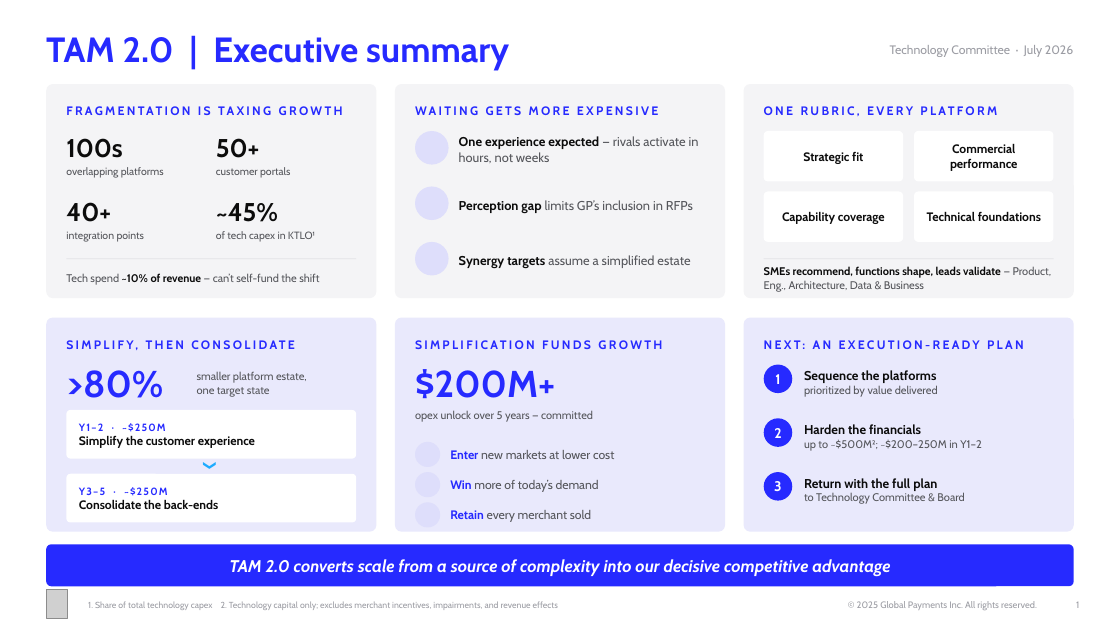
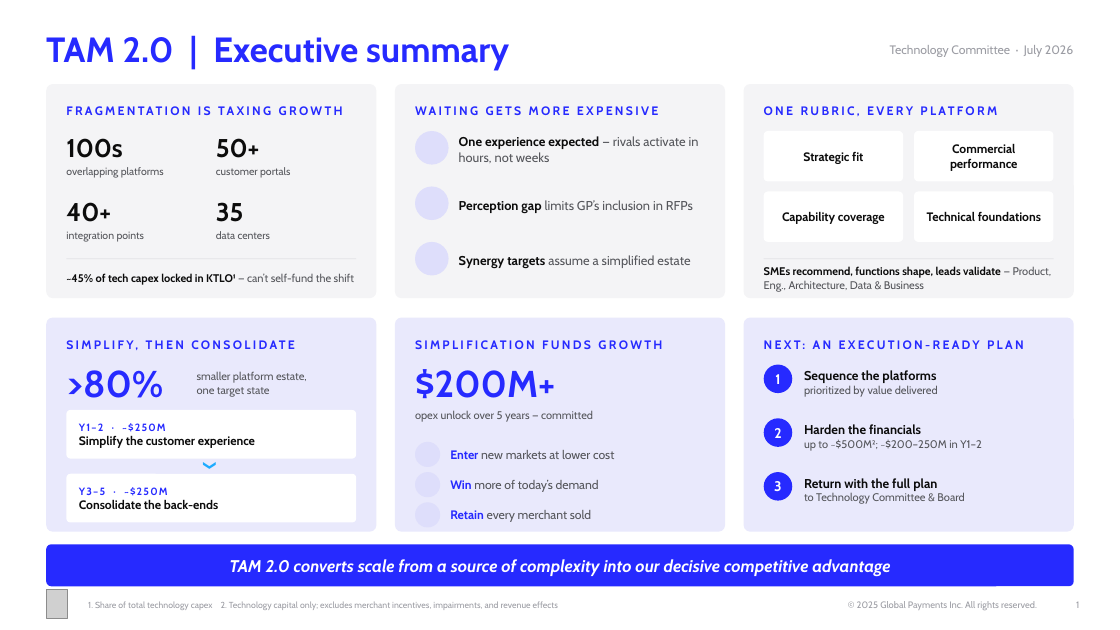
Before and after one commit to parthb102/Repo, a slide deck: slide 1 of TAM_2.0_Tech_Committee_2pager.pptx. Drawn at 1120x630 pixels with LibreOffice and Linux fonts; fonts in the diff are those of the drawing; grey boxes stand for pictures; background and template pictures are left out. Boxes give left, top, right and bottom in pixels: in the first picture for what was removed or moved away, otherwise in the second. Text is boxed around its words. In the diff, an @@ line names an element or a change of style, - is before the commit and + after.

```diff
--- a/TAM_2.0_Tech_Committee_2pager.pptx
+++ b/TAM_2.0_Tech_Committee_2pager.pptx
@@ text at box(216, 202, 244, 222): text changed @@
-~45%
+35
@@ text at box(216, 231, 270, 239): text changed @@
-of tech capex in KTLO¹
+data centers
@@ text at box(66, 273, 354, 285): text changed; text colour #55565B to #0C0C0C; bold on @@
-Tech spend ~10% of revenue — can’t self-fund the shift
+~45% of tech capex locked in KTLO¹ — can’t self-fund the shift
```
Also in this commit, not shown: 1 other slide changed.
